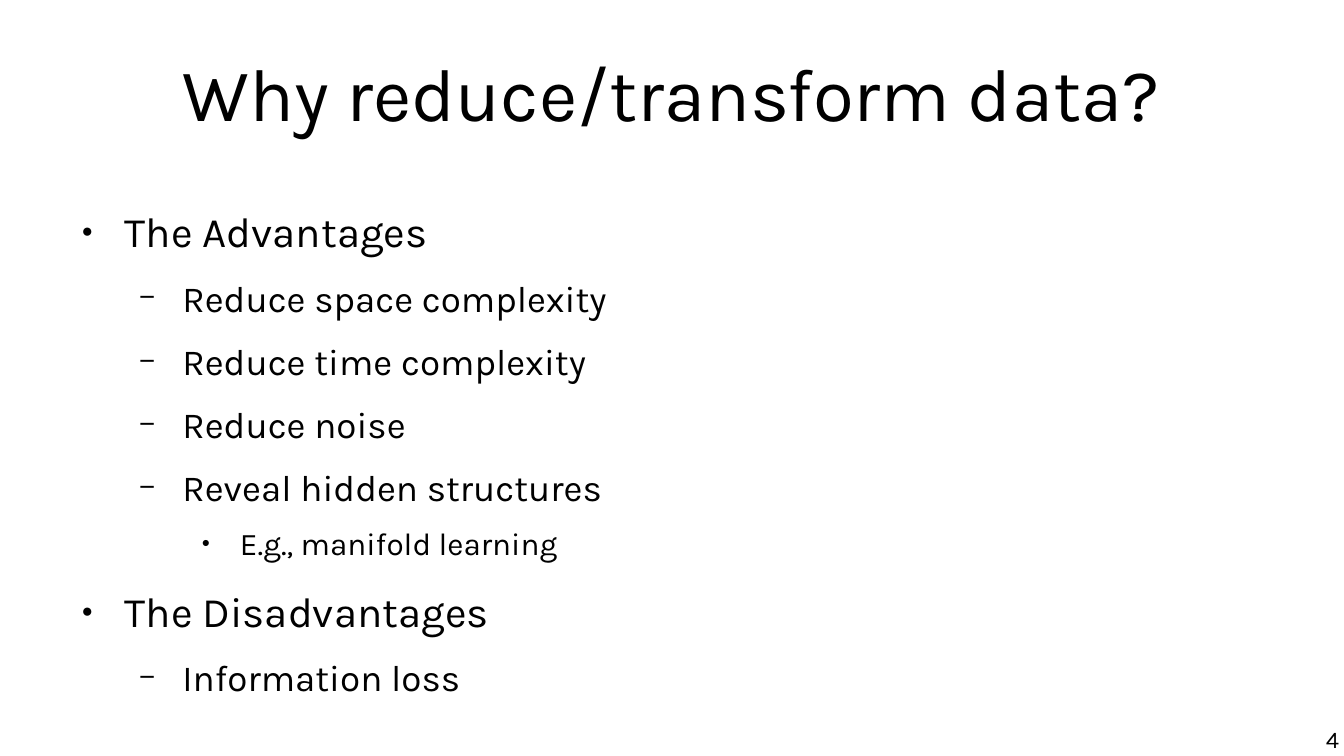
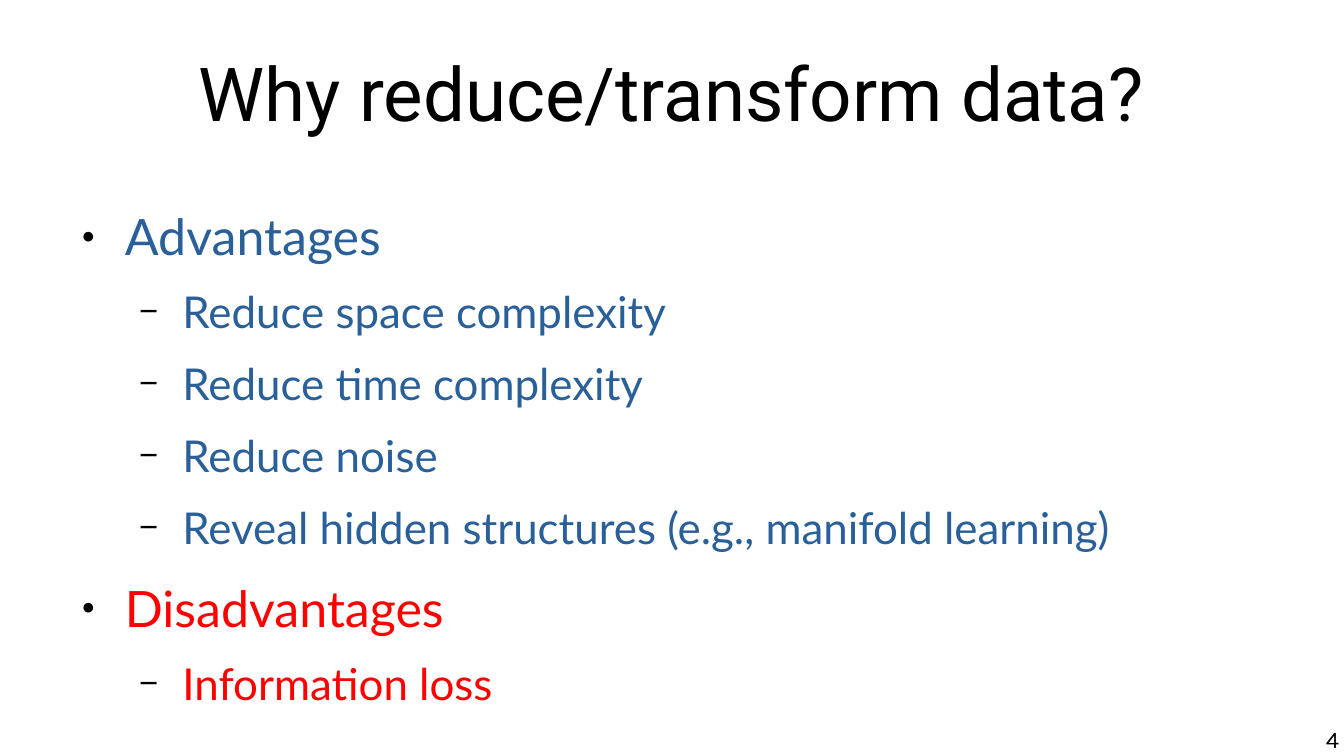
Before and after one commit to marco-calautti/data-mining-course, a slide deck: slide 4 of theory/odp/tt05_reduction.odp. Drawn at 1344x756 pixels with LibreOffice and Linux fonts; fonts in the diff are those of the drawing. Boxes give left, top, right and bottom in pixels: in the first picture for what was removed or moved away, otherwise in the second. Text is boxed around its words. In the diff, an @@ line names an element or a change of style, - is before the commit and + after.

```diff
--- a/theory/odp/tt05_reduction.odp
+++ b/theory/odp/tt05_reduction.odp
@@ title "Why reduce/transform data?" at [199, 64, 1143, 137]: font Karla to Roboto @@
@@ text at [125, 218, 381, 264]: text changed; size 24.8 to 29.6 pt; font Karla to Lato; text colour #000000 to #2A6099 @@
-● The Advantages
+● Advantages
@@ text at [182, 295, 666, 701]: size 21.7 to 25.9 pt, font Karla to Lato in "Reduce space complexity", "Reduce time complexity", "Reduce noise", "Information loss"; text colour #000000 to #2A6099 in "Reduce space complexity", "Reduce time complexity", "Reduce noise"; text colour #000000 to #FF0000 in "Information loss" @@
@@ text at [125, 510, 1109, 636]: text changed; size 21.7 to 25.9 pt; font Karla to Lato; text colour #000000 to #2A6099 @@
-  − Reveal hidden structures
-    ● E.g., manifold learning
-● The Disadvantages
+  − Reveal hidden structures (e.g., manifold learning)
+● Disadvantages
```
Also in this commit, not shown: 23 other slides changed, 2 slides added, 1 slide removed, 10 other files.
